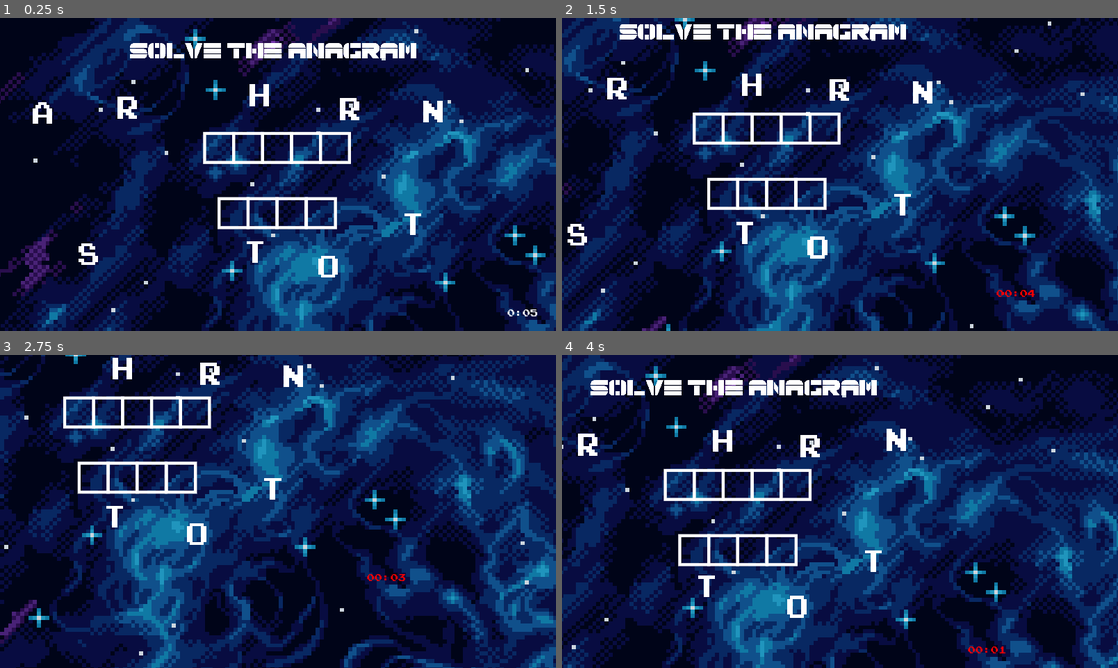
Above: before the commit, frames 1-4 (two rows, left to right).
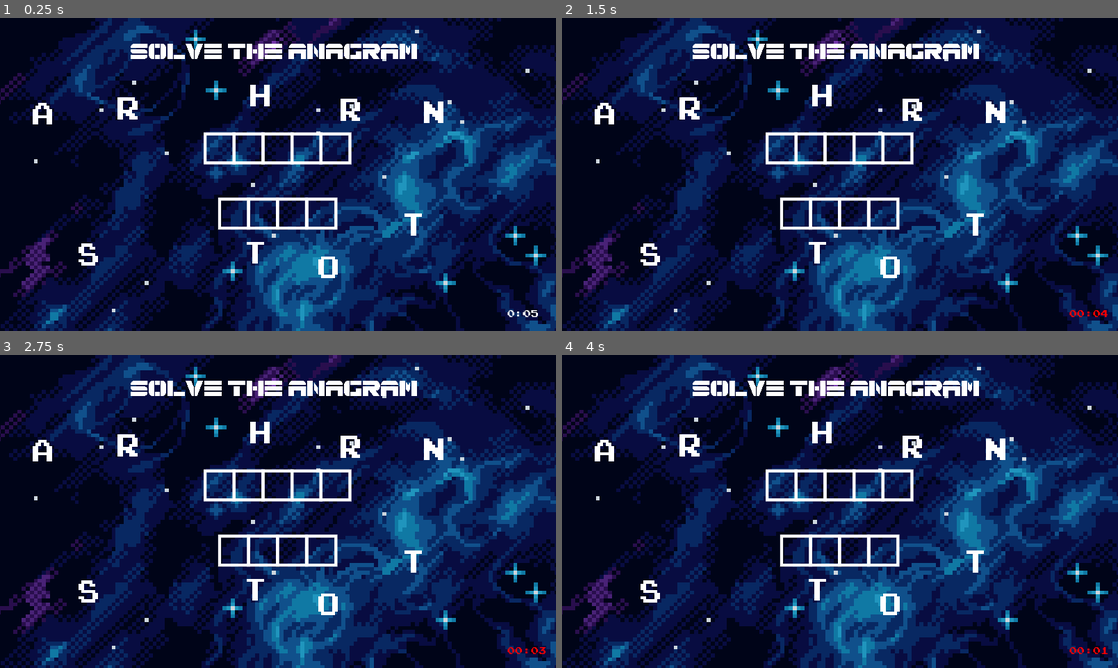
Above: after the commit, the same moments.

Repository: M-a-b-e-l/CISC2540---2D-Game-group-6
Game: Godot game, scene res://Scenes/Minigame3/MiniGame3.tscn
The game is run twice, just before and just after one commit, with the same random seed, the same clock (stepped at 60 frames per second) and the same inputs. This scene is started directly instead of the project's main scene.
Inputs (mouse positions are in pixels of both pictures, inside the frame that each line leads up to):
- Up to frame 1 (0.25 s): no input
- Up to frame 2 (1.5 s): tap Enter at 0.5 s; move the mouse to (606, 115) at 0.52 s; hold Right (ui_right) 0.53-1.28 s; click (606, 115) at 0.6 s; move the mouse to (751, 96) at 1.27 s; hold Down (ui_down) from 1.28 s (still down); click (751, 96) at 1.35 s
- Up to frame 3 (2.75 s): move the mouse to (255, 536) at 2.02 s; release Down (ui_down) at 2.03 s; hold Right (ui_right) from 2.03 s (still down); click (255, 536) at 2.1 s
- Up to frame 4 (4 s): move the mouse to (851, 376) at 2.77 s; release Right (ui_right) at 2.78 s; hold Up (ui_up) 2.78-3.53 s; click (851, 376) at 2.85 s; move the mouse to (673, 586) at 3.52 s; hold Left (ui_left) from 3.53 s (still down); click (673, 586) at 3.6 s

The runs differ from the first frame. In frame 1, 10% of the frame differs, in the area x 0-100%, y 0-100%; in frame 2, 73%; in frame 3, 75%; in frame 4, 73%.

Commit message:
Deleted unnecessary character

Diff:
--- a/group_6_2d_game/Scenes/Minigame3/MiniGame3.tscn
+++ b/group_6_2d_game/Scenes/Minigame3/MiniGame3.tscn
@@ -1,9 +1,8 @@
-[gd_scene load_steps=18 format=3 uid="uid://r0ewdxhwercq"]
+[gd_scene load_steps=15 format=3 uid="uid://r0ewdxhwercq"]
 
 [ext_resource type="Texture2D" uid="uid://gkdr5fc3r3sj" path="res://Assets/space_background_pack copy/Assets/Blue Version/layered/blue-with-stars.png" id="1_pebax"]
 [ext_resource type="Script" path="res://Scenes/Minigame3/Cipher.gd" id="1_pw0h5"]
 [ext_resource type="FontFile" uid="uid://vxvy528j05fc" path="res://Fonts/Spac3Tech-Dg7E.ttf" id="2_av7oy"]
-[ext_resource type="Script" path="res://Scripts/character_body_2d.gd" id="2_qthtj"]
 [ext_resource type="FontFile" uid="uid://htx5t07ltj12" path="res://Fonts/Emulogic-zrEw.ttf" id="2_xqvsj"]
 [ext_resource type="PackedScene" uid="uid://o63b4s24xg0f" path="res://Scenes/Minigame3/Letters/A.tscn" id="3_k0nek"]
 [ext_resource type="PackedScene" uid="uid://c2nfakgcpaf57" path="res://Scenes/Minigame3/Letters/H.tscn" id="8_evn61"]
@@ -15,11 +14,6 @@
 [ext_resource type="PackedScene" uid="uid://deolsg6iaqkgw" path="res://Scenes/Minigame3/Letters/S.tscn" id="13_25q7h"]
 [ext_resource type="AudioStream" uid="uid://y5n6cioraxg4" path="res://Music/LEMMiNO - Cipher (BGM).mp3" id="14_io303"]
 [ext_resource type="Theme" uid="uid://d0lvdha57nic3" path="res://Themes/main_menu_theme.tres" id="15_e4mu8"]
-
-[sub_resource type="PlaceholderTexture2D" id="PlaceholderTexture2D_j24r7"]
-
-[sub_resource type="CircleShape2D" id="CircleShape2D_l0l8n"]
-radius = 0.685789
 
 [node name="MiniGame3" type="Node2D"]
 script = ExtResource("1_pw0h5")
@@ -70,27 +64,6 @@
 scale = Vector2(2, 2)
 texture = ExtResource("1_pebax")
 metadata/_edit_use_anchors_ = true
-
-[node name="CharacterBody2D" type="CharacterBody2D" parent="."]
-visible = false
-position = Vector2(577, 325)
-scale = Vector2(38, 43)
-collision_layer = 2
-collision_mask = 3
-script = ExtResource("2_qthtj")
-speed = 200.0
-
-[node name="Camera2D" type="Camera2D" parent="CharacterBody2D"]
-z_index = 2
-scale = Vector2(0.0263158, 0.0232558)
-
-[node name="Node2D" type="Sprite2D" parent="CharacterBody2D"]
-texture = SubResource("PlaceholderTexture2D_j24r7")
-
-[node name="CollisionShape2D" type="CollisionShape2D" parent="CharacterBody2D"]
-position = Vector2(-4.76837e-07, 0.0116279)
-shape = SubResource("CircleShape2D_l0l8n")
-one_way_collision_margin = 5.0
 
 [node name="A" parent="." instance=ExtResource("3_k0nek")]
 z_index = 1
